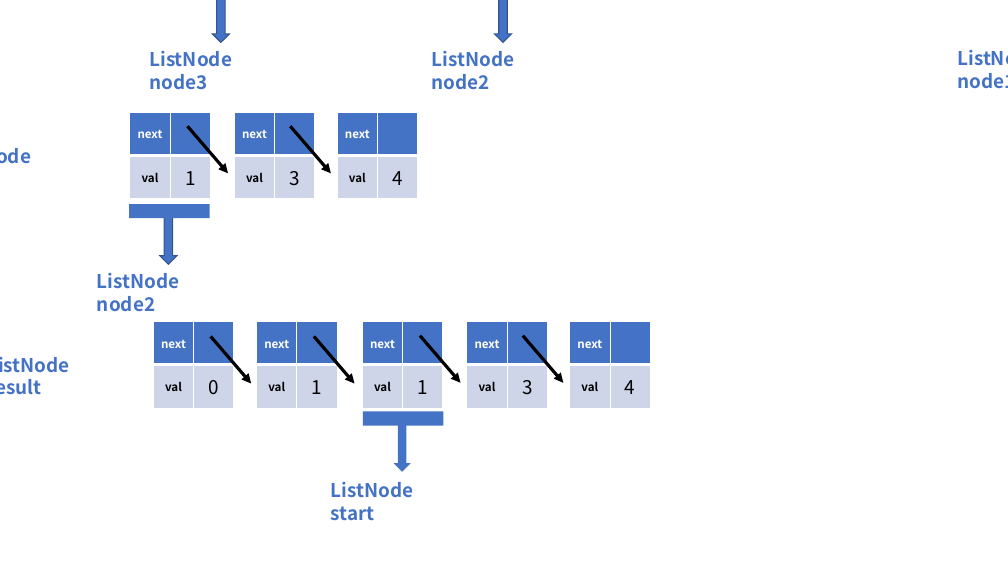
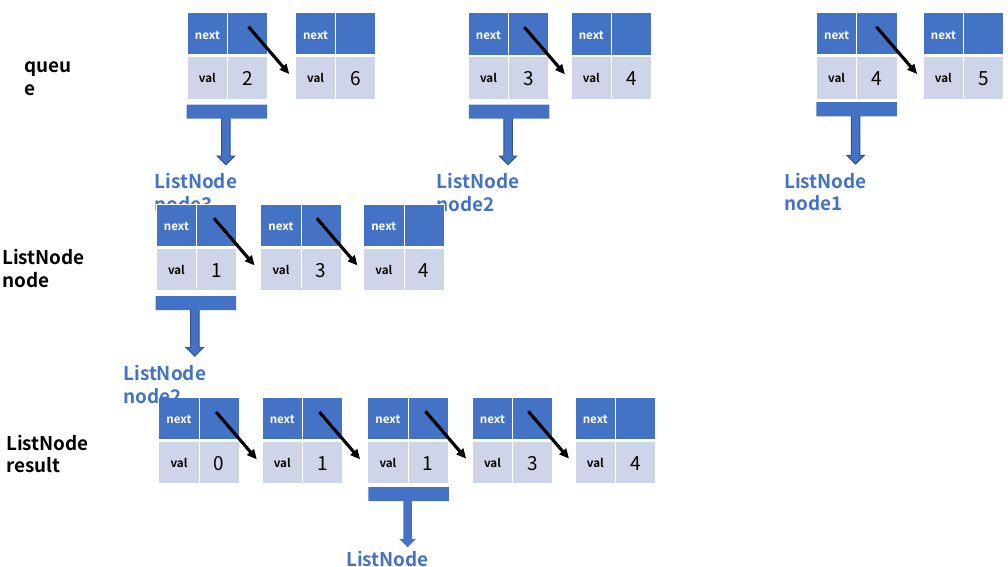
Before and after one commit to algokids/solution-code, a slide deck: slide 15 of LeetCode/LinkedList/23. Merge k Sorted Lists/Q23_MergeKSortLists_풀이.pptx (slide 16 before the commit). Drawn at 1008x567 pixels with LibreOffice and Linux fonts; fonts in the diff are those of the drawing. Boxes give left, top, right and bottom in pixels: in the first picture for what was removed or moved away, otherwise in the second. Text is boxed around its words. In the diff, an @@ line names an element or a change of style, - is before the commit and + after.

```diff
--- a/LeetCode/LinkedList/23. Merge k Sorted Lists/Q23_MergeKSortLists_풀이.pptx
+++ b/LeetCode/LinkedList/23. Merge k Sorted Lists/Q23_MergeKSortLists_풀이.pptx
@@ table added at box(188, 13, 268, 99), 2 rows, 2 columns @@
+next | 
+val | 2
@@ arrow added from (249, 26) to (289, 74), #000000 3 pt @@
@@ table added at box(296, 13, 376, 99), 2 rows, 2 columns @@
+next | 
+val | 6
@@ table added at box(469, 13, 549, 99), 2 rows, 2 columns @@
+next | 
+val | 3
@@ arrow added from (524, 27) to (565, 74), #000000 3 pt @@
@@ table added at box(572, 13, 652, 99), 2 rows, 2 columns @@
+next | 
+val | 4
@@ table added at box(817, 13, 897, 99), 2 rows, 2 columns @@
+next | 
+val | 4
@@ arrow added from (876, 26) to (917, 74), #000000 3 pt @@
@@ table added at box(923, 13, 1003, 99), 2 rows, 2 columns @@
+next | 
+val | 5
@@ text added at box(17, 51, 88, 81), 18 pt, text #000000, bold @@
+queue
@@ rectangle added at box(187, 104, 267, 119), fill #4472C4 @@
@@ rectangle added at box(469, 104, 549, 119), fill #4472C4 @@
@@ 2 texts, 2 up arrows: place and size @@
-2 texts, 2 up arrows at box(149, 0, 515, 90)
+2 texts, 2 up arrows at box(154, 116, 520, 217)
@@ rectangle added at box(817, 102, 897, 116), fill #4472C4 @@
@@ up arrow added at box(847, 115, 864, 164), fill #4472C4, outline #325491 1 pt @@
@@ text "ListNode node1" rewrapped from box(957, 73, 1008, 88) to box(784, 173, 867, 210) @@
@@ table: place and size @@
-table at box(234, 112, 315, 198)
+table at box(261, 204, 341, 427)
@@ arrow moved from (188, 126) - (228, 173) to (214, 219) - (255, 265) @@
@@ arrow moved from (290, 126) - (331, 173) to (317, 219) - (358, 265) @@
@@ text "ListNode node" at box(2, 248, 85, 288): text colour #4472C4 to #000000 @@
@@ text "ListNode node": place and size @@
-text "ListNode node" at box(0, 141, 90, 171)
+text "ListNode node" at box(2, 248, 85, 288)
@@ 2 tables, 1 text, 1 up arrow, 1 rectangle: place and size @@
-2 tables, 1 text, 1 up arrow, 1 rectangle at box(97, 112, 417, 311)
+2 tables, 1 text, 1 up arrow, 1 rectangle at box(123, 204, 444, 408)
@@ 5 tables, 4 arrows, 1 up arrow, 1 rectangle: place and size @@
-5 tables, 4 arrows, 1 up arrow, 1 rectangle at box(154, 321, 650, 472)
+5 tables, 4 arrows, 1 up arrow, 1 rectangle at box(159, 397, 656, 547)
@@ text "ListNode result": place and size @@
-text "ListNode result" at box(0, 349, 133, 380)
+text "ListNode result" at box(6, 434, 89, 473)
@@ text "ListNode result" at box(6, 434, 89, 473): text colour #4472C4 to #000000 @@
@@ text "ListNode start" rewrapped from box(331, 482, 414, 521) to box(346, 546, 429, 567) @@
```
Also in this commit, not shown: 11 other slides changed, 1 slide added, 2 slides removed.
